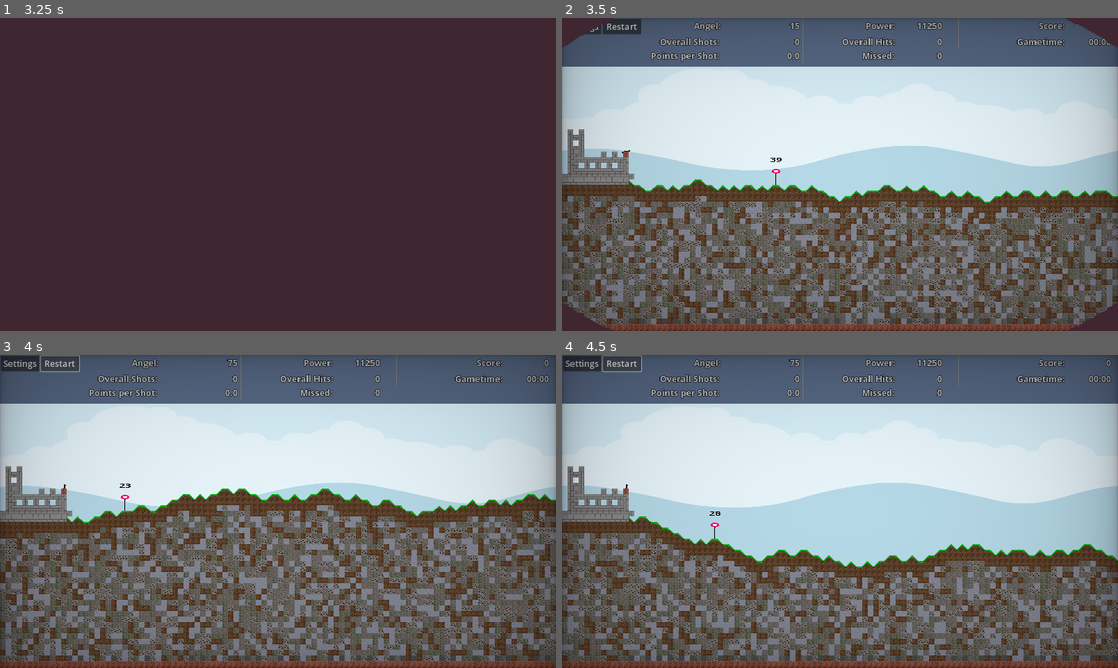
Above: before the commit, frames 1-4 (two rows, left to right).
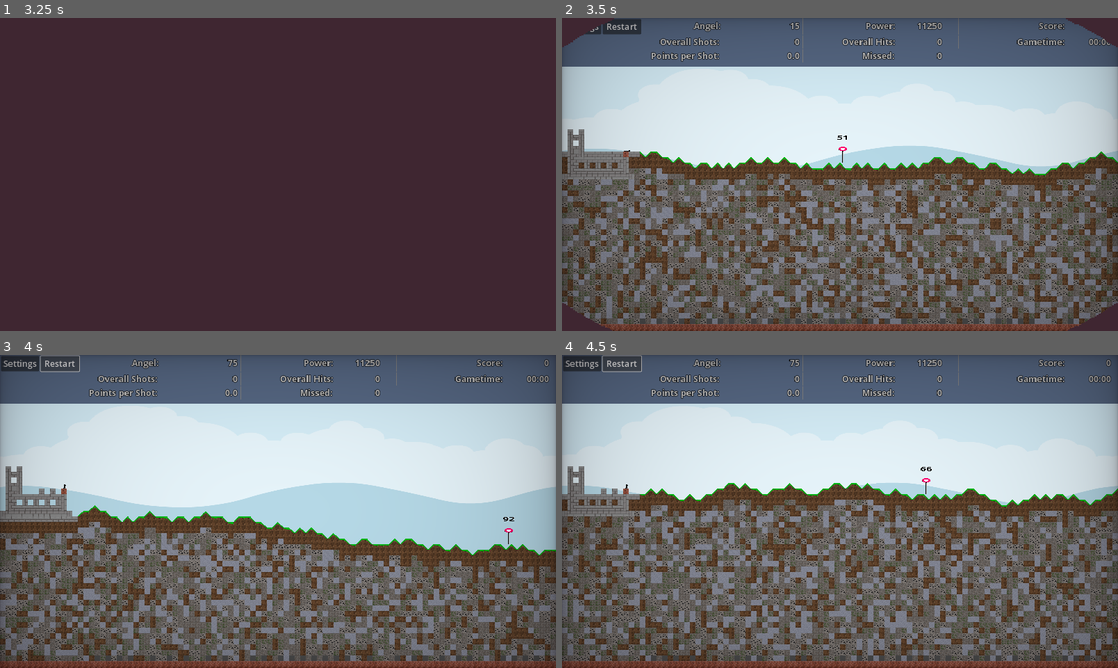
Above: after the commit, the same moments.

Repository: Coding-4Fun/Just4Fun_Mini_Shootergame
Game: Godot game, scene res://UI/MainMenuUI/MainMenuUI.tscn
The game is run twice, just before and just after one commit, with the same random seed, the same clock (stepped at 60 frames per second) and the same inputs.
Inputs:
- Up to frame 1 (3.25 s): click "Play" at 0.5 s; click "Max Play Time" at 1.25 s; click "Max Play Time" at 2 s; click "Start Game" at 2.75 s
- Up to frame 2 (3.5 s): no input
- Up to frame 3 (4 s): click "Restart" at 3.5 s
- Up to frame 4 (4.5 s): click "Restart" at 4.25 s

Frame 1 is identical in both runs. In frame 2, 35% of the frame differs, in the area x 0-100%, y 37-98%; in frame 3, 35%; in frame 4, 40%, in the area x 0-100%, y 35-98%.

Commit message:
Chg: create castle plattform on variable height ===: unfinished

Diff:
--- a/MainGameScene/TerrainMapGenerator.gd
+++ b/MainGameScene/TerrainMapGenerator.gd
@@ -4,10 +4,10 @@
 
 @onready var screensize:Vector2 = get_viewport().get_visible_rect().size
 @onready var midrange:float = screensize.y
-@onready var displacement := ceili((midrange / tile_size.y) / 2)
+@onready var displacement := ceili((midrange / tile_size.y) / 2) + randi_range(-10, 10)
 @export var current_displacement = 0
-@export var castlewidth : float = 175.0
-var plattform := [Vector2i()]
+@export var castlewidth : float = 200.0
+var plattform : Array[Vector2i] = []
 
 enum block_types {
 	AIR=-1,
@@ -39,8 +39,11 @@
 	max_terrain_height = mod
 
 
+
 func Reset_TileMap() -> void:
 	## Woraround um die Burg zu behalten
+	displacement = ceili((midrange / tile_size.y) / 2) + randi_range(-10, 10)
+
 	# ToDo: get the pattern in the TileSet an set random pattern for castle
 	var Castle = get_used_cells_by_id(2, 6)
 	clear()
